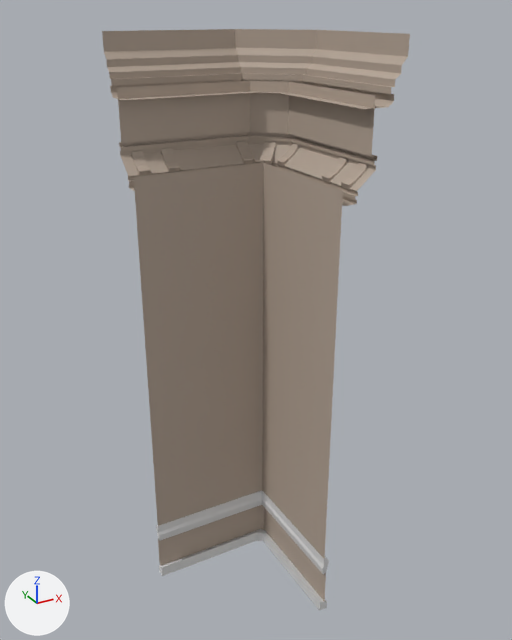
One commit to the FBX model Detective_Switch/Assets/Graphics/Modular/Wall_Mansion90Out/Wall_Mansion90Out.fbx: the scene before it, then after it.
Camera for both pictures: a camera (50 mm lens) standing at (-10.68, -0.54, 6.16) and looking at (-7.37, 5.48, 3.15). Every picture has the same lights, and +X, +Y and +Z are marked at lower left. Where no turn or scale is listed for an object, it has been applied to the vertices.

Objects in the first picture: 'Wall_Mansion90Out'.
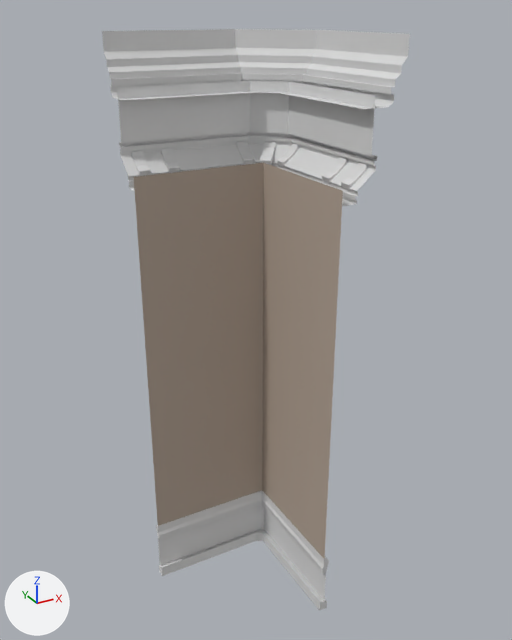
What the commit changed:
me_wall_1unit_mesh_011 has 288 vertices, 225 faces and spans x -1.5..0.5, y 0.0..2.0, z -0.1..5.97.
me_wall_1unit_mesh_011 is used by ob_wall_mansion90out; location (-6.98, 4.43, 0.0).
me_wall_1unit_mesh_011 part 1: all 176 faces centred in x -1.4..0.5, y 0.11..2.0, z 4.58..5.88 switch from mat_wall_m (beige #b4a496) to mat_wall2_m (light grey #dadada).
me_wall_1unit_mesh_011 part 2: all 3 faces centred in x -0.81..-0.08, y 0.7..1.43, z 0.24 switch from mat_wall_m (beige #b4a496) to mat_wall2_m (light grey #dadada).

Pixel boxes [x1, y1, x2, y2] of what changed, in the pictures (512 x 640 px):
part 1 of me_wall_1unit_mesh_011, recoloured
    both: [102, 29, 410, 206]
part 2 of me_wall_1unit_mesh_011, recoloured
    both: [158, 505, 326, 601]
